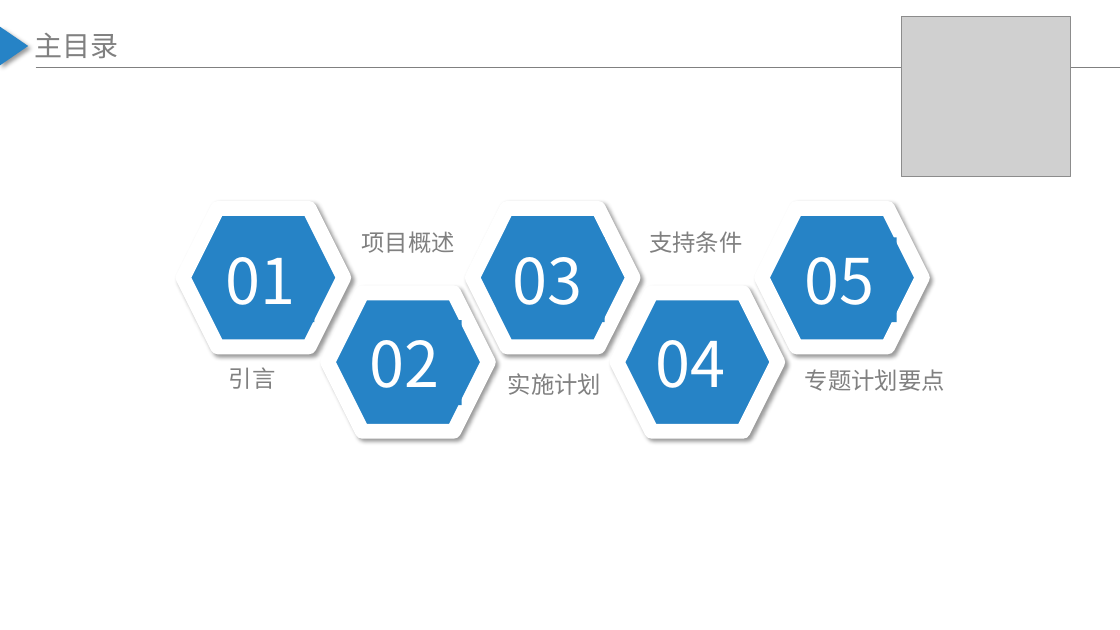
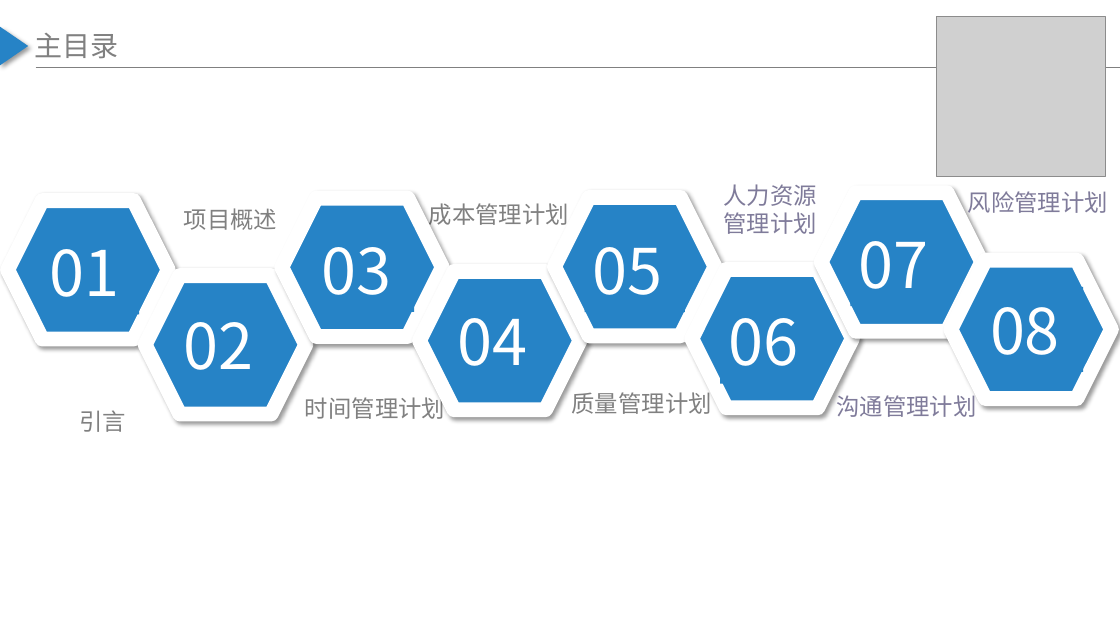
Before and after one commit to LEMONccccc/PRD-G13-Project, a slide deck: slide 2 of PRD2017-G13-项目开发计划.pptx. Drawn at 1120x630 pixels with LibreOffice and Linux fonts; fonts in the diff are those of the drawing; grey boxes stand for pictures. Boxes give left, top, right and bottom in pixels: in the first picture for what was removed or moved away, otherwise in the second. Text is boxed around its words. In the diff, an @@ line names an element or a change of style, - is before the commit and + after.

Commit message:
需求工程计划

```diff
--- a/PRD2017-G13-项目开发计划.pptx
+++ b/PRD2017-G13-项目开发计划.pptx
@@ picture: place and size @@
-picture at <box>902,17,1070,177</box>
+picture at <box>937,17,1106,177</box>
@@ hexagon: place and size @@
-hexagon at <box>183,208,344,347</box>
+hexagon at <box>8,201,168,339</box>
@@ text "项目概述": place and size @@
-text "项目概述" at <box>362,231,455,253</box>
+text "项目概述" at <box>184,208,277,230</box>
@@ hexagon: place and size @@
-hexagon at <box>472,208,633,347</box>
+hexagon at <box>281,198,442,337</box>
@@ text added at <box>429,203,569,229</box>, 20 pt, text #808080 @@
+成本管理计划
@@ hexagon: place and size @@
-hexagon at <box>762,208,923,347</box>
+hexagon at <box>555,197,715,336</box>
@@ text added at <box>723,184,816,234</box>, 20 pt, text #7F7B9A @@
+人力资源管理计划
@@ hexagon added at <box>822,192,982,331</box>, fill #2683C6, outline #FFFFFF 12.75 pt @@
@@ text added at <box>968,191,1108,218</box>, 20 pt, text #7F7B9A @@
+风险管理计划
@@ text "01": place and size @@
-text "01" at <box>225,257,295,305</box>
+text "01" at <box>50,249,120,297</box>
@@ text "03": place and size @@
-text "03" at <box>512,257,582,305</box>
+text "03" at <box>322,247,392,295</box>
@@ text "05": place and size @@
-text "05" at <box>805,257,875,305</box>
+text "05" at <box>593,247,663,295</box>
@@ text removed at <box>649,231,742,253</box> @@
-支持条件
@@ text added at <box>859,241,929,289</box>, 54 pt, text #FFFFFF @@
+07
@@ hexagon added at <box>951,260,1112,399</box>, fill #2683C6, outline #FFFFFF 12.75 pt @@
@@ hexagon: place and size @@
-hexagon at <box>328,293,488,432</box>
+hexagon at <box>145,276,306,414</box>
@@ hexagon: place and size @@
-hexagon at <box>618,293,778,432</box>
+hexagon at <box>419,271,580,410</box>
@@ text "04": place and size @@
-text "04" at <box>655,340,725,388</box>
+text "04" at <box>458,318,528,366</box>
@@ hexagon added at <box>692,270,853,408</box>, fill #2683C6, outline #FFFFFF 12.75 pt @@
@@ text "02": place and size @@
-text "02" at <box>370,340,440,388</box>
+text "02" at <box>184,322,254,370</box>
@@ text added at <box>728,318,798,366</box>, 54 pt, text #FFFFFF @@
+06
@@ text added at <box>990,307,1060,355</box>, 54 pt, text #FFFFFF @@
+08
@@ text "引言": place and size @@
-text "引言" at <box>229,367,276,389</box>
+text "引言" at <box>79,410,126,432</box>
@@ text at <box>305,397,445,419</box>: text changed @@
-实施计划
+时间管理计划
@@ text at <box>572,392,712,414</box>: text changed @@
-专题计划要点
+质量管理计划
@@ text added at <box>836,391,976,417</box>, 20 pt, text #7F7B9A @@
+沟通管理计划
```
Also in this commit, not shown: 7 other slides changed, 16 slides added, 9 slides removed, 4 other files.
